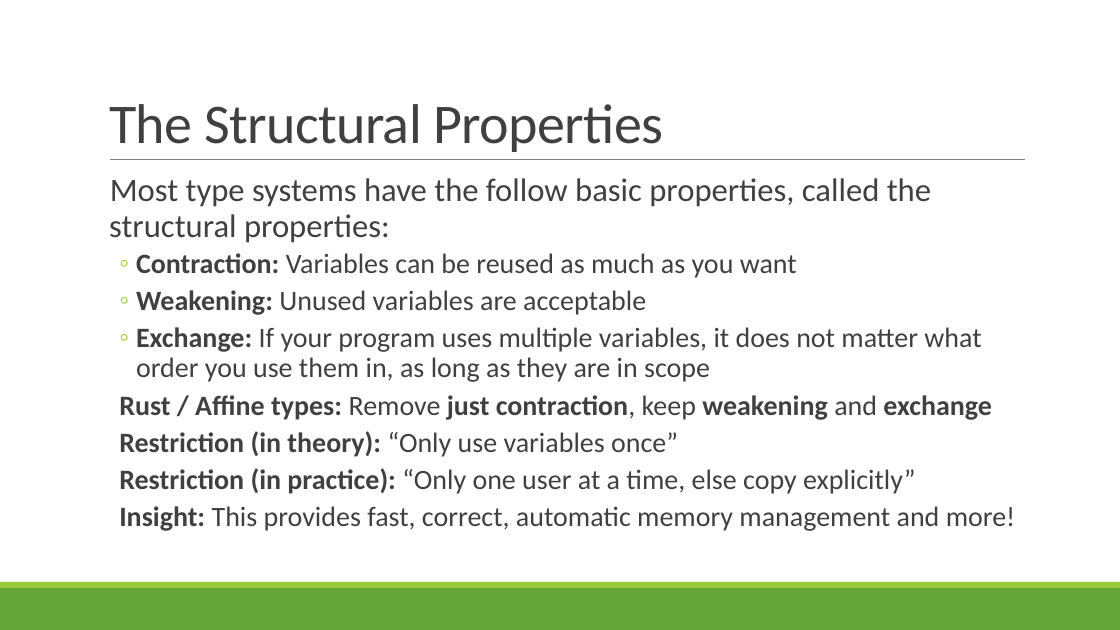
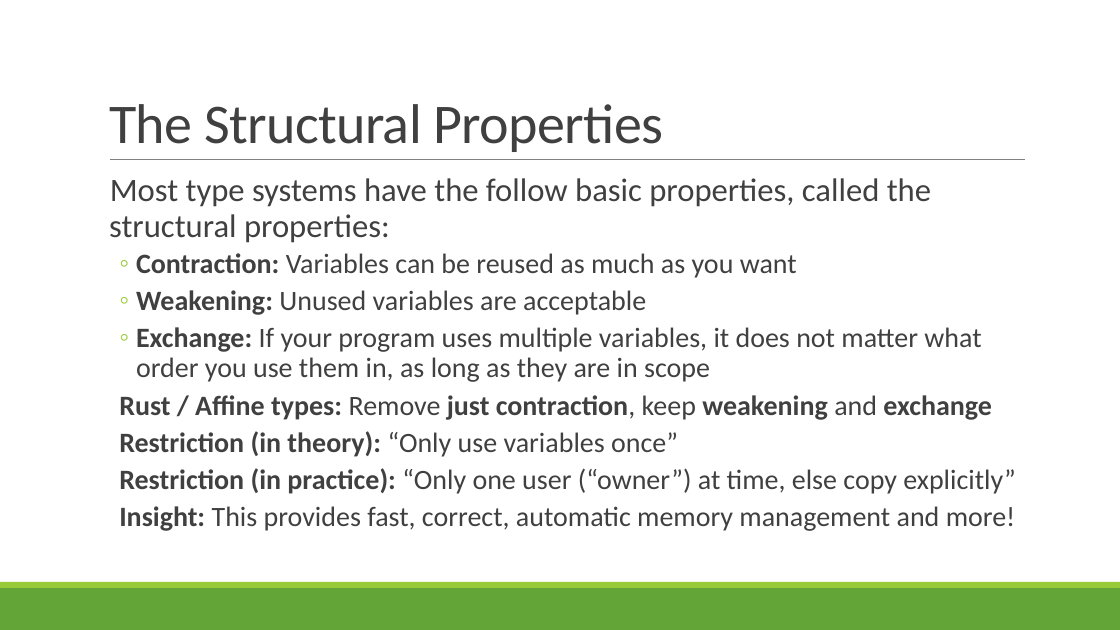
Before and after one commit to rbohrer/pl-course, a slide deck: slide 8 of LectureSlides/02Rust.pptx. Drawn at 1120x630 pixels with LibreOffice and Linux fonts; fonts in the diff are those of the drawing. Boxes give left, top, right and bottom in pixels: in the first picture for what was removed or moved away, otherwise in the second. Text is boxed around its words. In the diff, an @@ line names an element or a change of style, - is before the commit and + after.

```diff
--- a/LectureSlides/02Rust.pptx
+++ b/LectureSlides/02Rust.pptx
@@ text at <box>119,468,1015,494</box>: text changed @@
-  Restriction (in practice): “Only one user at a time, else copy explicitly”
+  Restriction (in practice): “Only one user (“owner”) at time, else copy explicitly”
```
Also in this commit, not shown: 2 other slides changed, 5 slides added.
